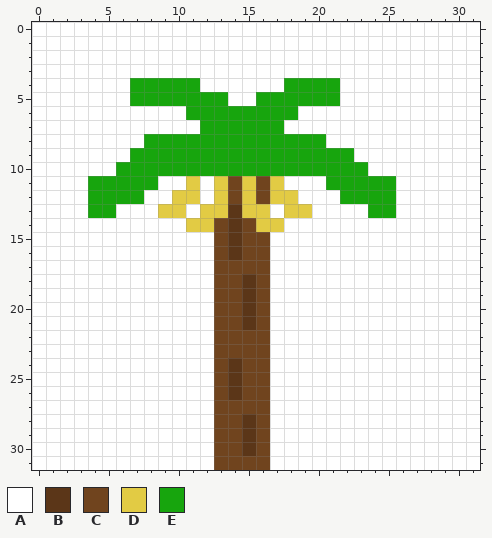
Pixel-art sprite -- assets/bananier.png. That is the earlier state.
The file is 32x32 pixels.
Palette (. is transparent): A #ffffff  B #5b3618  C #70441e  D #e2cb44  E #17a50d
Pixels before, first column x 0:
 0 AAAAAAAAAAAAAAAAAAAAAAAAAAAAAAAA
 1 AAAAAAAAAAAAAAAAAAAAAAAAAAAAAAAA
 2 AAAAAAAAAAAAAAAAAAAAAAAAAAAAAAAA
 3 AAAAAAAAAAAAAAAAAAAAAAAAAAAAAAAA
 4 AAAAAAAEEEEEAAAAAAEEEEAAAAAAAAAA
 5 AAAAAAAEEEEEEEAAEEEEEEAAAAAAAAAA
 6 AAAAAAAAAAAEEEEEEEEAAAAAAAAAAAAA
 7 AAAAAAAAAAAAEEEEEEAAAAAAAAAAAAAA
 8 AAAAAAAAEEEEEEEEEEEEEAAAAAAAAAAA
 9 AAAAAAAEEEEEEEEEEEEEEEEAAAAAAAAA
10 AAAAAAEEEEEEEEEEEEEEEEEEAAAAAAAA
11 AAAAEEEEEAADADCDCDAAAEEEEEAAAAAA
12 AAAAEEEEAADDADCDCDDAAAEEEEAAAAAA
13 AAAAEEAAADDADDBDDADDAAAAEEAAAAAA
14 AAAAAAAAAAADDCBCDDAAAAAAAAAAAAAA
15 AAAAAAAAAAAAACBCCAAAAAAAAAAAAAAA
16 AAAAAAAAAAAAACBCCAAAAAAAAAAAAAAA
17 AAAAAAAAAAAAACCCCAAAAAAAAAAAAAAA
18 AAAAAAAAAAAAACCBCAAAAAAAAAAAAAAA
19 AAAAAAAAAAAAACCBCAAAAAAAAAAAAAAA
20 AAAAAAAAAAAAACCBCAAAAAAAAAAAAAAA
21 AAAAAAAAAAAAACCBCAAAAAAAAAAAAAAA
22 AAAAAAAAAAAAACCCCAAAAAAAAAAAAAAA
23 AAAAAAAAAAAAACCCCAAAAAAAAAAAAAAA
24 AAAAAAAAAAAAACBCCAAAAAAAAAAAAAAA
25 AAAAAAAAAAAAACBCCAAAAAAAAAAAAAAA
26 AAAAAAAAAAAAACBCCAAAAAAAAAAAAAAA
27 AAAAAAAAAAAAACCCCAAAAAAAAAAAAAAA
28 AAAAAAAAAAAAACCBCAAAAAAAAAAAAAAA
29 AAAAAAAAAAAAACCBCAAAAAAAAAAAAAAA
30 AAAAAAAAAAAAACCBCAAAAAAAAAAAAAAA
31 AAAAAAAAAAAAACCCCAAAAAAAAAAAAAAA
New version:
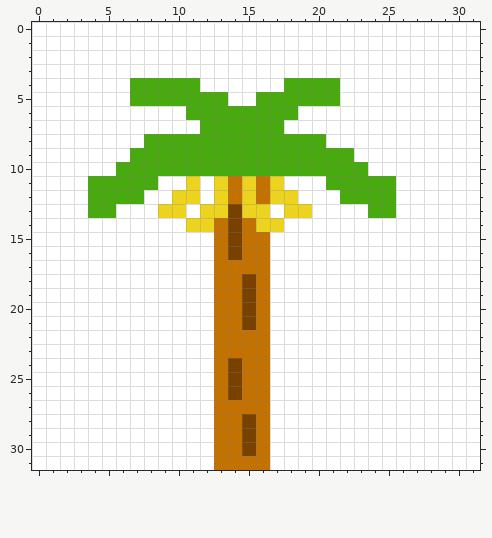
Changes in this commit:
{"colour":"B","old":"#5b3618","new":"#794100"}
{"colour":"C","old":"#70441e","new":"#c37100"}
{"colour":"D","old":"#e2cb44","new":"#ebd320"}
{"colour":"E","old":"#17a50d","new":"#49aa10"}
